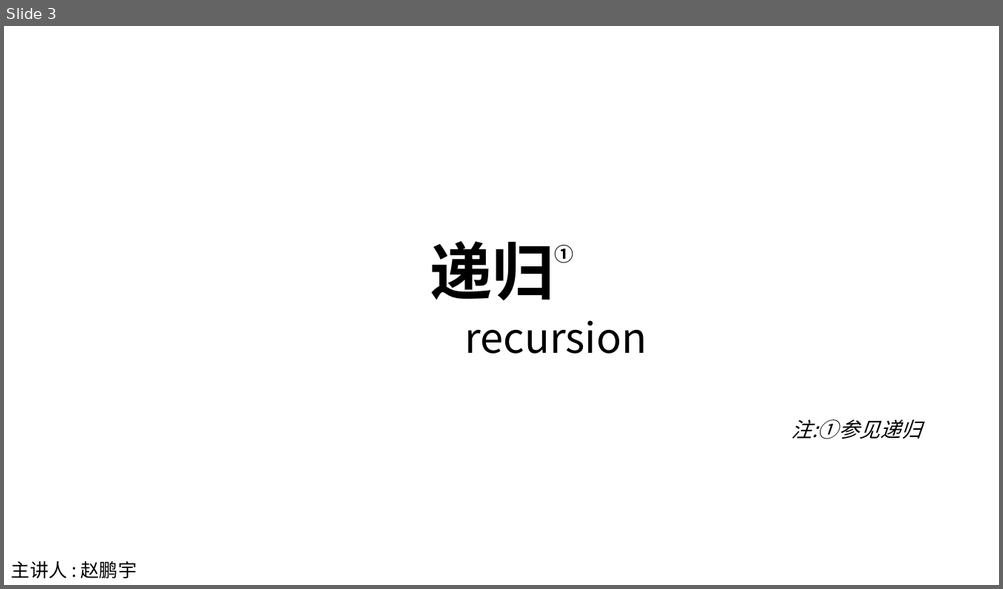
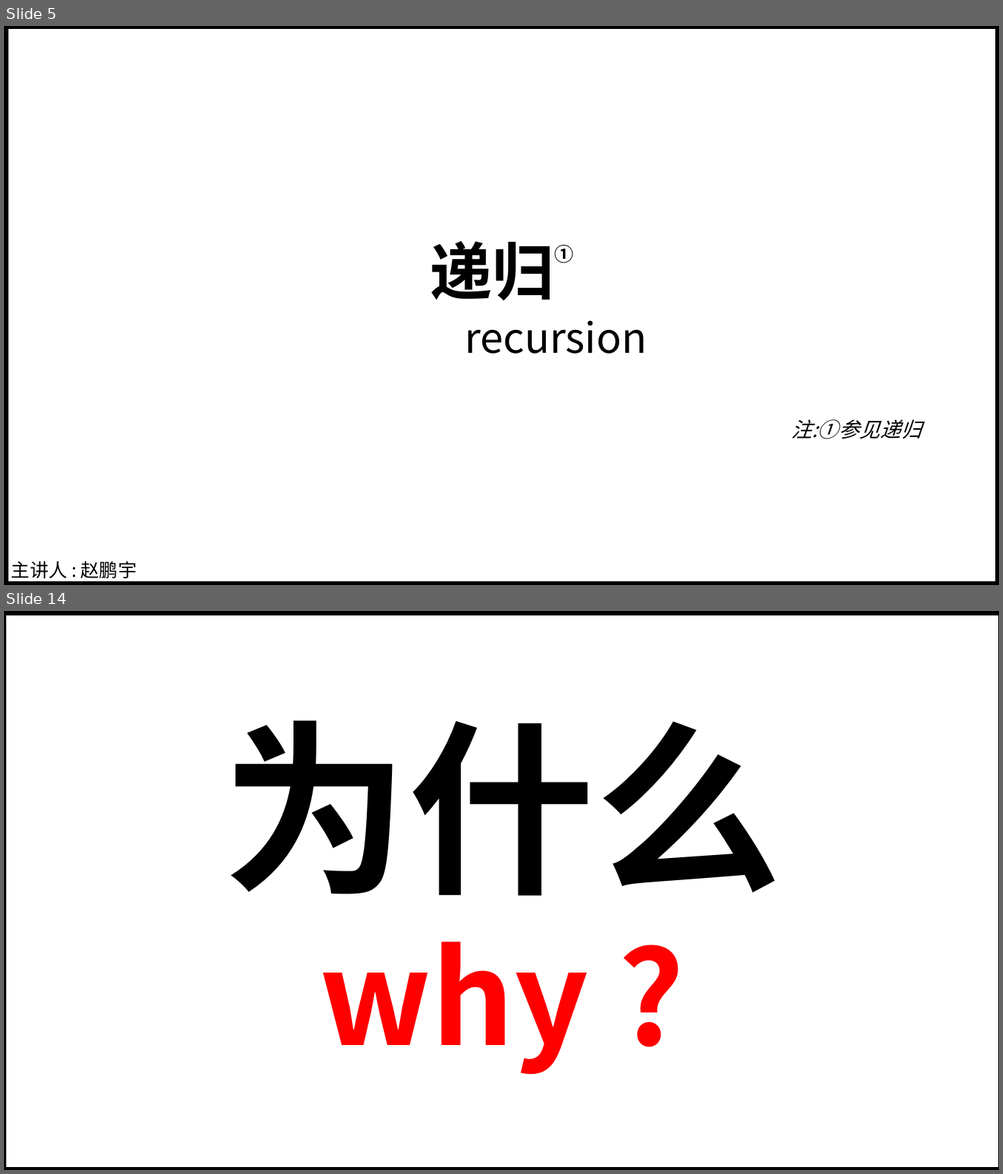
Before and after one commit to ZPYhiahiahia/nxjb-recursion-src, a slide deck: 递归.pptx. Shown one above the other, each under a label of ours: slide 3 before the commit, slides 5 and 14 after it; the slides between them are not shown. The pictures are 1003x589 and 1003x1174 pixels, drawn with LibreOffice and Linux fonts; fonts in the diff are those of the drawing. Boxes give left, top, right and bottom in pixels: in the first picture for what was removed or moved away, otherwise in the second. Text is boxed around its words. In the diff, an @@ line names an element or a change of style, - is before the commit and + after.

```diff
--- a/递归.pptx
+++ b/递归.pptx
@@ slide 14 added at (4,611,999,1170), background #FFFFFF @@
@@ table added at (4,612,999,1170), 1 rows, 1 columns @@
+
@@ table added at (4,612,999,1170), 1 rows, 1 columns @@
+
@@ text added at (222,721,782,1075), 125 pt, text #FF0000, bold @@
+为什么
+why ?
@@ what was slide 3 is now slide 5 @@
@@ slide 5 changed as well @@
@@ table added at (5,26,998,585), 1 rows, 1 columns @@
+
```
Also in this commit, not shown: 3 other slides changed, 18 other slides added, 6 slides removed, 1 other file.
